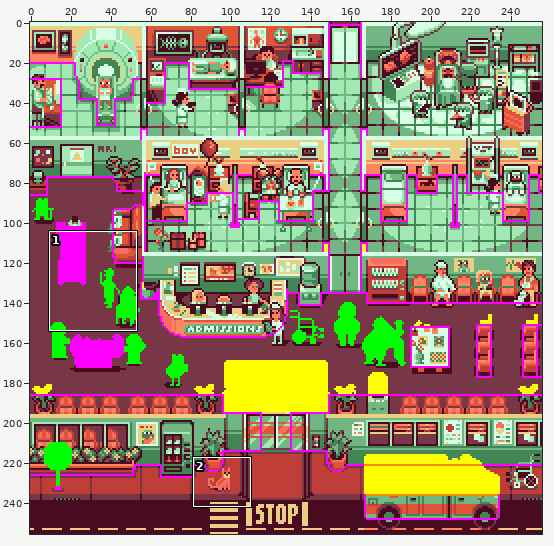
Pixel-art file: assets/day-927-map-working.aseprite. Above: a wide view before the commit, with the close-up outlined.
Close-up. As it was:
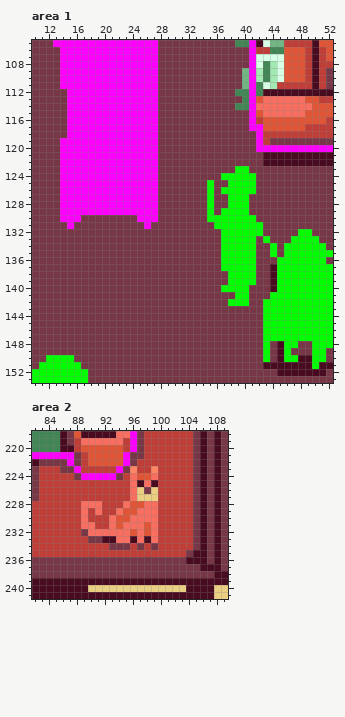
256x256 pixels, 1 frame. Shown: area 1: x 10..52, y 105..153; area 2: x 82..109, y 218..241.
Once edited:
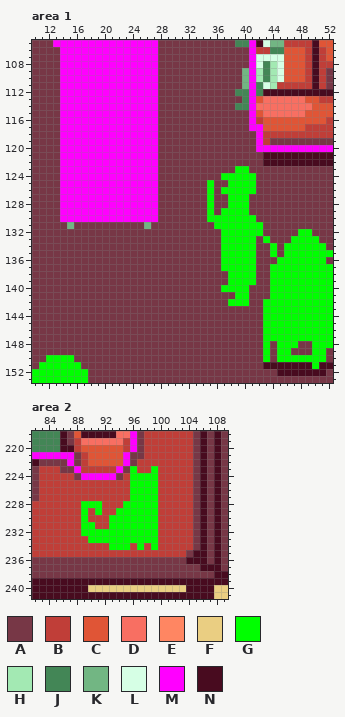
Palette (. is transparent): A #773746  B #c03e38  C #e05536  D #f86f62  E #ff8662  F #eace82  G #00ff00  H #a3e9b3  J #438656  K #72b683  L #d6ffe5  M #ff00ff  N #480b1f
From old to new:
Area 1, layer "Collision":
Colour N gives way to colour G in rows 137 to 140 at x 44; in rows 148 to 149 at x 45; in row 150 at x 45 and 48 to 49.
Colour M gives way to colour K in row 131 at x 15 and 26.
Colour A gives way to colour M in rows 112 to 118 at x 14; in row 130 at x 17 to 24.
Area 2, layer "Collision":
Colour A gives way to colour G in row 226 at x 98; in row 232 at x 89; in row 233 at x 90 to 91; in row 234 at x 93 to 95, 97 and 99.
Colour C gives way to colour G in row 224 at x 97 to 98; in row 228 at x 96 to 97; in row 229 at x 95 to 96; in row 230 at x 94 to 95; in row 231 at x 94 and 98; in row 232 at x 96 and 98.
Colour D gives way to colour G in row 224 at x 96 and 99; in row 225 at x 96 and 98; in rows 226 to 227 at x 96; in row 228 at x 89 to 91, 95 and 98 to 99; in row 229 at x 89, 91, 94 and 97 to 99; in row 230 at x 89, 93 and 96 to 99.
Colour D gives way to colour G in row 231 at x 89 to 90, 93, 95 to 97 and 99; in row 232 at x 90 to 95, 97 and 99; in row 233 at x 94 to 95, 97 and 99.
Colour E gives way to colour G in row 223 at x 96 and 99.
Colour F gives way to colour G in row 226 at x 97 and 99; in row 227 at x 97 to 99.
Colour N gives way to colour G in row 225 at x 97 and 99; in row 233 at x 92 to 93, 96 and 98.
